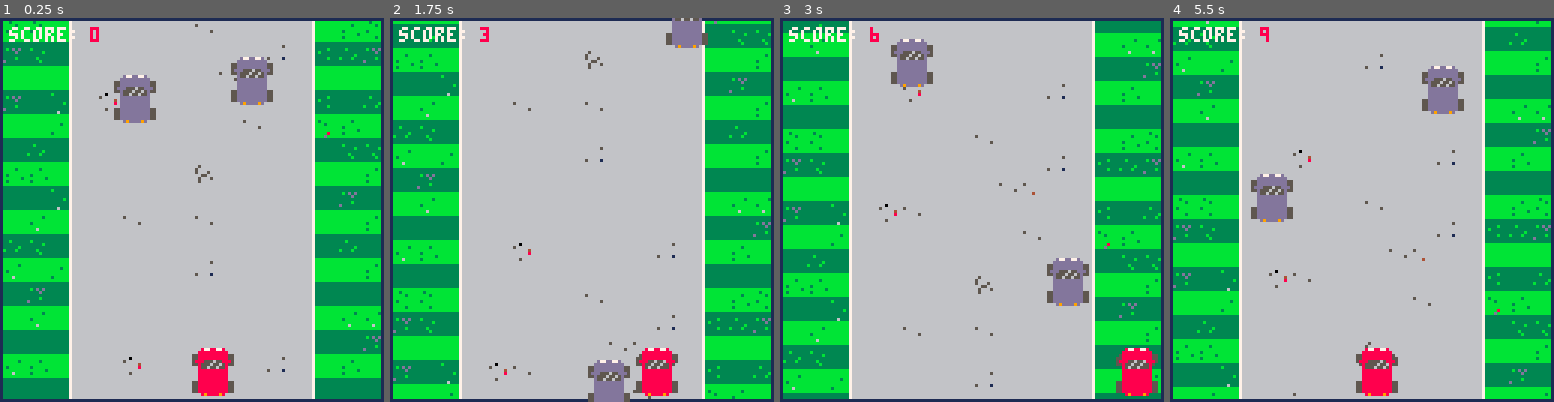
Above: before the commit, frames 1-4 (left to right).
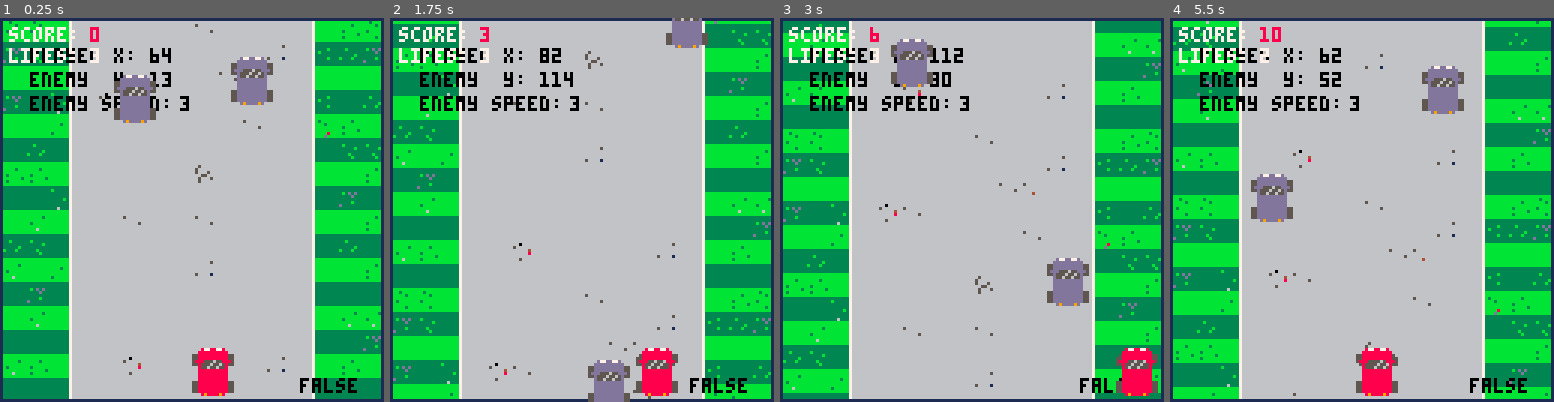
Above: after the commit, the same moments.

Repository: rogmed/pico1
Game: PICO-8 cartridge juego1.p8
Same seed, same stepped clock (60 frames per second), same inputs: the game is played once before the commit and once after it.
Inputs:
- Up to frame 1 (0.25 s): no input
- Up to frame 2 (1.75 s): hold Right from 1.6 s (still down)
- Up to frame 3 (3 s): release Right at 2.1 s; hold Right from 2.47 s (still down)
- Up to frame 4 (5.5 s): release Right at 3.03 s; hold Left 3.08-3.58 s; hold Right 4.02-4.68 s; hold Left from 5.08 s (still down)

The runs differ from the first frame. In frame 1, 2.0% of the frame differs, in the area x 2-93%, y 7-98%; in frame 2, 2.3%; in frame 3, 2.1%; in frame 4, 2.4%, in the area x 2-93%, y 2-98%.

Commit message:
Lifes & gameover
Adds life counter and gameover mechanic.

Reduces map speed on gameover

Diff:
--- a/juego1.p8
+++ b/juego1.p8
@@ -5,14 +5,14 @@
 -- by rogelio y carlos
 function _init()
 -- posicion inicial de jugador
-player_x   = 64
-player_y   = 110 -- este valor va a ser fijo y no se verれく afectado por movimiento
-debug_mode = false
+debug_mode = true
 score      = 0
+lifes						= 3
 map_y      = 0
 map_speed  = 1
 enemies = {}
 shake = 0
+gameover   = false
 
 for i = 0,1 do
 	add_new_enemy()
@@ -23,14 +23,23 @@
 function _update60()
  -- map stuff, put
  -- todo: put it in a function
- map_y -= map_speed
+ if not gameover then
+  map_y -= map_speed
+ else
+  map_speed -= 0.01
+  if (map_speed<0.1) map_speed=0
+  map_y -= map_speed
+ end
+
  if map_y <- 127 then map_y = 0 end
 
  -- !map stuff
  player:update()
 
- for enemy in all(enemies) do
-  enemy:update()
+ if not gameover then
+  for enemy in all(enemies) do
+   enemy:update()
+ end
  end
 
 end
@@ -48,13 +57,25 @@
  -- game pieces stuff
  player:draw()
 
- for enemy in all(enemies) do
-  enemy:draw()
+ if not gameover then
+  for enemy in all(enemies) do
+   enemy:draw()
+ end
  end
 
  -- score stuff
  print("score: ", 3,3,7)
  print(score, 30,3,8)
+
+ -- lifes
+ print("lifes: ",3,10,7)
+ print(lifes,30,10,7)
+
+ -- game over
+ if gameover then
+  print("game over!",48,63,8)
+ end
+
 	-- not equal to in lua ~= similar to !== in js
 	msg = score_message(score)
 	if msg ~= " " then
@@ -82,7 +103,11 @@
 				self.xpos  = flr(rnd(70) +22)
 				self.speed = flr(rnd(5) + 2)
    	-- lose 1 heart
-	  	score -=1
+    lifes -= 1
+    if lifes<0 then
+     lifes = 0
+     gameover = true
+    end
    	del(enemies,self)
    	add_new_enemy()
 	 	end
@@ -117,13 +142,14 @@
 
  update = function(self)
  -- player movement on x axis
-    is_colision()
+   if not gameover then
     if btn(➡️) and self.xpos<112 then
         self.xpos+=2
     end
     if btn(⬅️) and self.xpos>3 then
         self.xpos-=2
     end
+   end
  end,
 
  draw = function(self)
@@ -166,7 +192,6 @@
  else
   return false
 	end
- return false
  end
 end
 
@@ -184,7 +209,8 @@
 	 print(enemies[1].speed,60,26,0)
  end
  -- is colliding?
-	print(is_colision(),100,120,0)
+
+	 print(is_colision(),100,120,0)
 
 end
 
@@ -280,22 +306,22 @@
 00000000055888888888855005588888888885500558888888888550bbbbbbbb333333377333333373333b33333333377bbbbbbb666666660000000000000000
 00000000055888888888855005588888888885500558888888888550bbbbbbbb333333377333333373333333333333377bbbb8bb666566660000000000000000
 00000000000089888898000000008988889800000000898888980000bbbbbbbb333333377333333373333333333633377bbbdbbb666666660000000000000000
-000000000000000000000000000000000000000000000000000000006666666666666666bbbbbbbb000000003333333766666666666666660000d77dd77d0000
-000000000000000000000000000000000000000000000000000000006666666666666666bbb3bbbb000000003b3333376666666666566666000dddddddddd000
-000000000000000000000000000000000000000000000000000000006666666665666666bbbbb3bb00000000333333376566666665666666055dddddddddd550
-000000000000000000000000000000000000000000000000000000006666666666666666bbbbbbbb0000000033b333376666666665666566055dddddddddd550
-000000000000000000000000000000000000000000000000000000006666666666666656bb3bbbbb0000000033333837666666566665566605ddd555655ddd50
-000000000000000000000000000000000000000000000000000000006666666666666666bbbbbbbb0000000033b333376666666666566656055d55565565d550
-000000000000000000000000000000000000000000000000000000006666666666666666bbbbb3bb00000000333333376666666666566666000d55655655d000
-000000000000000000000000000000000000000000000000000000006666666666666666bbbbbbbb00000000333633376666666666666666000dddddddddd000
-00000000000000000000000000000000000000000000000000000000bbbbbbbbbbbbbbbb3333333333333333333333336666666600000000000dddddddddd000
-00000000000000000000000000000000000000000000000000000000bbbbbbbbbbbbbbbb3333333333333333333333336666666600000000000dddddddddd000
-00000000000000000000000000000000000000000000000000000000bbbbbb3bbbbbb3bb33b3d3d3333b333333b333336566666600000000000dddddddddd000
-00000000000000000000000000000000000000000000000000000000bbbbbbbbbbbbbbbb33333d3333333333333333b36666666600000000055dddddddddd550
-00000000000000000000000000000000000000000000000000000000bb3bbbbbbb3bbbbb33333333333333b3333333336666660600000000055dddddddddd550
-00000000000000000000000000000000000000000000000000000000bbbbbbbbbbbbbbb333333b333b333b333333b3336666466600000000055dddddddddd550
-00000000000000000000000000000000000000000000000000000000bbbb6bbbbb3bbbbb3d3333333333333333333b336666666600000000055dddddddddd550
-00000000000000000000000000000000000000000000000000000000bbbbbbbbbbbbbbbb33333333333333333333333366666666000000000000d9dddd9d0000
+000000000000000000000000000000000009900000000000000999006666666666666666bbbbbbbb000000003333333766666666666666660000d77dd77d0000
+000000000000000000000000009000000099000009900000009990006666666666666666bbb3bbbb000000003b3333376666666666566666000dddddddddd000
+000000000000000000000000009990000090000099999900099990006666666665666666bbbbb3bb00000000333333376566666665666666055dddddddddd550
+000000000000000000000000000999000990000009999999999900006666666666666666bbbbbbbb0000000033b333376666666665666566055dddddddddd550
+000000000000000000000000000099900900099009999999999009906666666666666656bb3bbbbb0000000033333837666666566665566605ddd555655ddd50
+0000000000000009900000000000009a990099000099999aa90099006666666666666666bbbbbbbb0000000033b333376666666666566656055d55565565d550
+000000000000099999900000000009aa9999900000099aaaa99990006666666666666666bbbbb3bb00000000333333376666666666566666000d55655655d000
+000000000000099aa9990000000009aaaaaa9990000099aaaaaa99906666666666666666bbbbbbbb00000000333633376666666666666666000dddddddddd000
+000000000000009aaa9900000000009aaaa99990000009aaaaa99990bbbbbbbbbbbbbbbb3333333333333333333333336666666600000000000dddddddddd000
+000000000000099aaa9900000000099aaa999900000099aaaa999900bbbbbbbbbbbbbbbb3333333333333333333333336666666600000000000dddddddddd000
+0000000000000999999900000000999999999990000099999aa99990bbbbbb3bbbbbb3bb33b3d3d3333b333333b333336566666600000000000dddddddddd000
+00000000000000000090000000099009909099990009999999aa9999bbbbbbbbbbbbbbbb33333d3333333333333333b36666666600000000055dddddddddd550
+00000000000000000000000000999000900000000099999999999900bb3bbbbbbb3bbbbb33333333333333b3333333336666660600000000055dddddddddd550
+00000000000000000000000009900000990000000999999999999900bbbbbbbbbbbbbbb333333b333b333b333333b3336666466600000000055dddddddddd550
+00000000000000000000000000000000090000000009900990000999bbbb6bbbbb3bbbbb3d3333333333333333333b336666666600000000055dddddddddd550
+00000000000000000000000000000000000000000000000900000009bbbbbbbbbbbbbbbb33333333333333333333333366666666000000000000d9dddd9d0000
 
 
 
